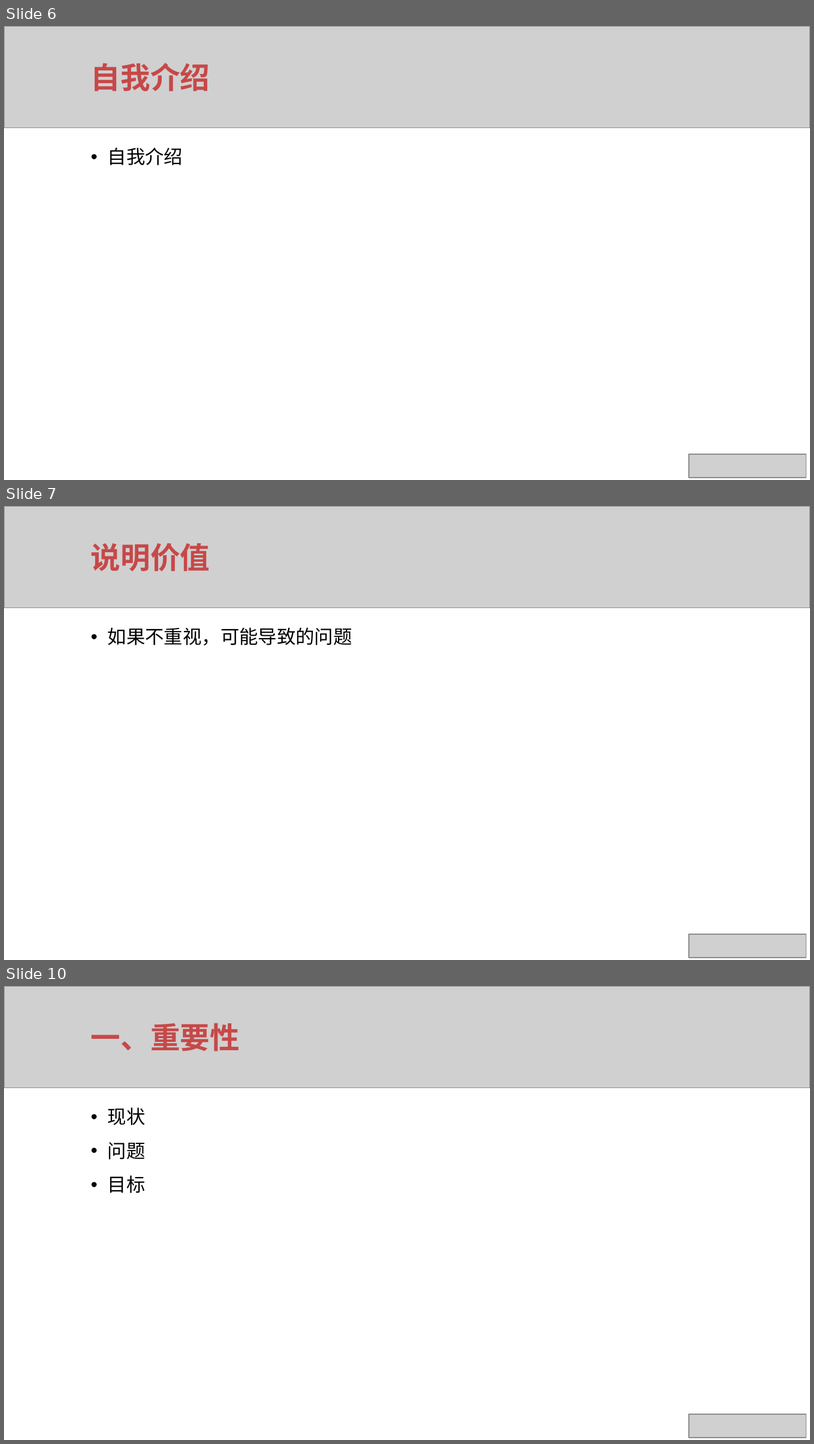
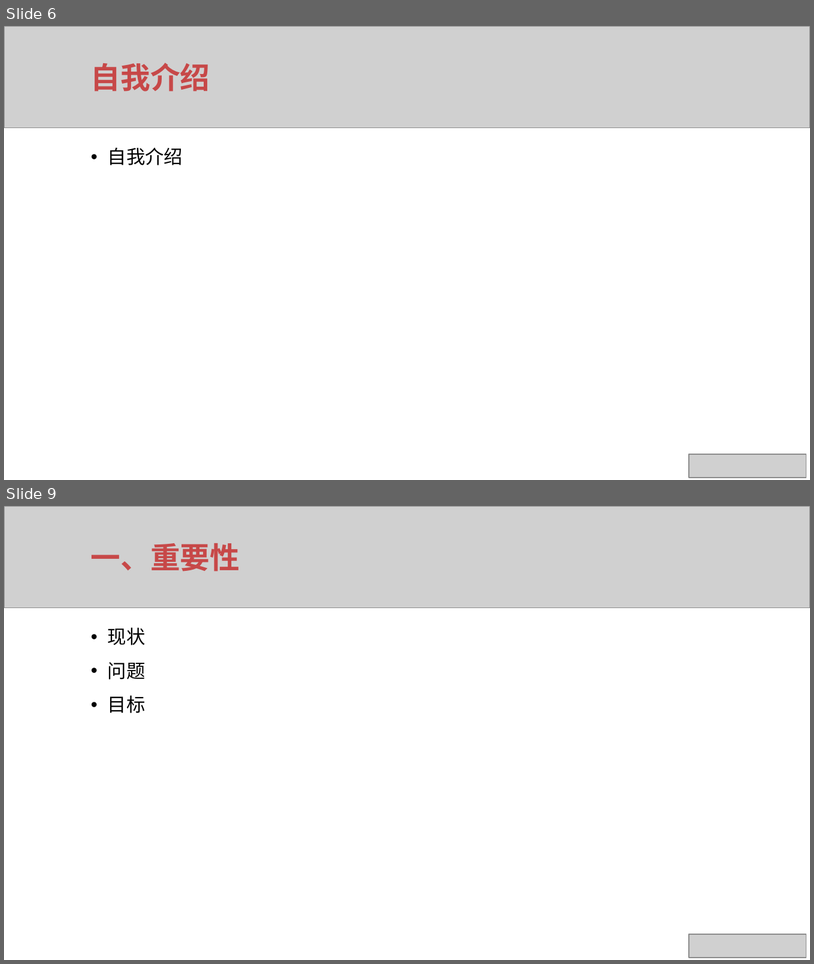
Before and after one commit to xuqunhai/python, a slide deck: rx/Vue项目最佳实践.pptx. Shown one above the other, each under a label of ours: slides 6, 7 and 10 before the commit, slides 6 and 9 after it; the slides between them are not shown. The pictures are 814x1444 and 814x964 pixels, drawn with LibreOffice and Linux fonts; fonts in the diff are those of the drawing; grey boxes stand for pictures. Boxes give left, top, right and bottom in pixels: in the first picture for what was removed or moved away, otherwise in the second. Text is boxed around its words. In the diff, an @@ line names an element or a change of style, - is before the commit and + after.

```diff
--- a/rx/Vue项目最佳实践.pptx
+++ b/rx/Vue项目最佳实践.pptx
@@ slide 7 removed at (x1=4, y1=506, x2=810, y2=960), background #FFFFFF @@
@@ picture removed at (x1=4, y1=506, x2=810, y2=607) @@
@@ text removed at (x1=91, y1=543, x2=210, y2=571) @@
-说明价值
@@ text removed at (x1=108, y1=627, x2=353, y2=645) @@
-• 如果不重视，可能导致的问题
@@ picture removed at (x1=689, y1=934, x2=806, y2=958) @@
@@ what was slide 10 is now slide 9 @@
```
Also in this commit, not shown: 7 slides changed, 7 other slides removed, 1 other file.
